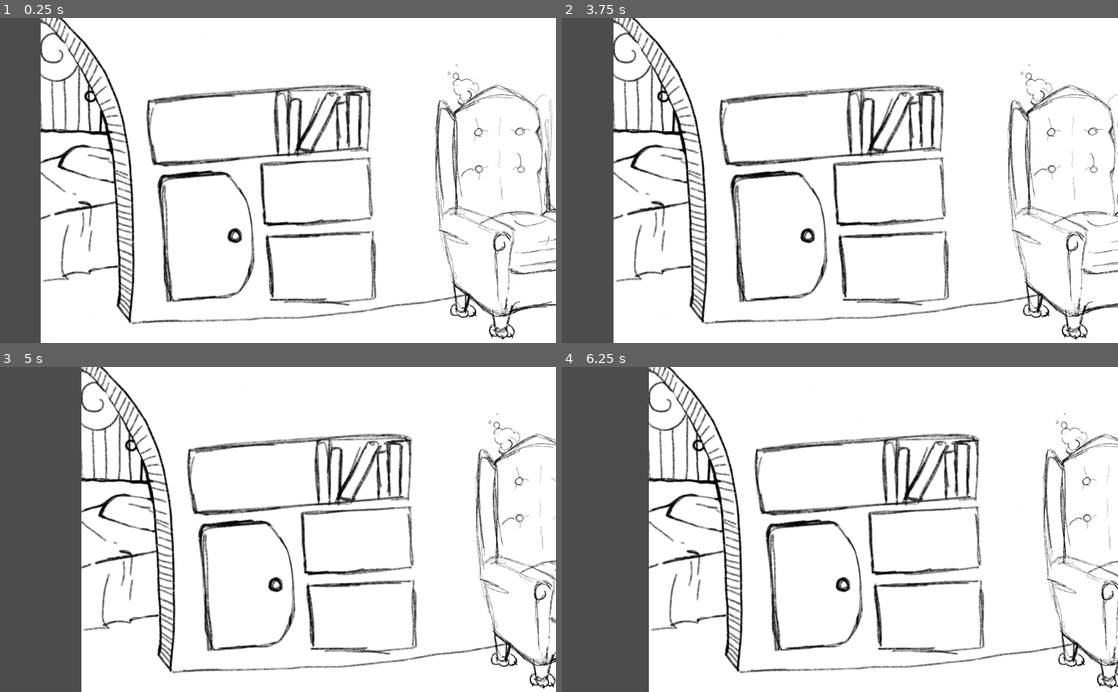
Above: before the commit, frames 1-4 (two rows, left to right).
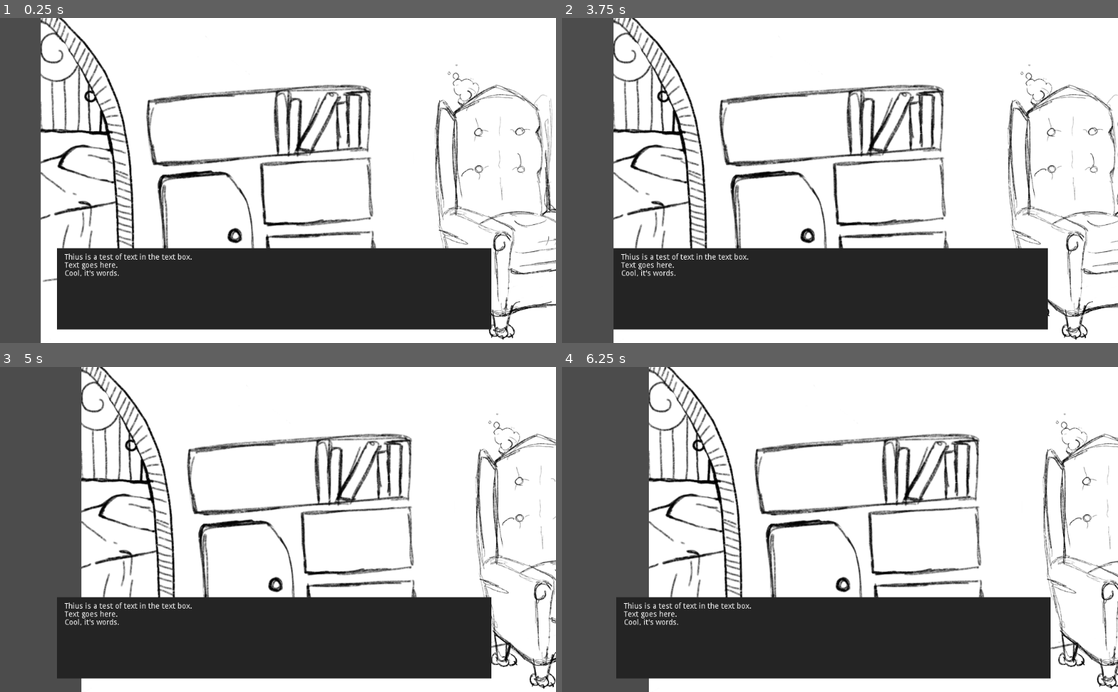
Above: after the commit, the same moments.

Repository: Dorthu/Pluck
Game: Godot game, scene res://main.tscn
The game is run twice, just before and just after one commit, with the same random seed, the same clock (stepped at 60 frames per second) and the same inputs.
Inputs (mouse positions are in pixels of both pictures, inside the frame that each line leads up to):
- Up to frame 1 (0.25 s): no input
- Up to frame 2 (3.75 s): move the mouse to (962, 164) at 0.52 s; tap Enter at 1.25, 2.75 s; move the mouse to (728, 196) at 1.27 s; tap Space at 2, 3.5 s; move the mouse to (895, 109) at 2.02 s; move the mouse to (812, 245) at 2.77 s; move the mouse to (1006, 229) at 3.52 s
- Up to frame 3 (5 s): move the mouse to (111, 480) at 4.27 s
- Up to frame 4 (6.25 s): move the mouse to (867, 529) at 5.02 s; tap Enter at 5.75 s; move the mouse to (756, 448) at 5.77 s

The runs differ from the first frame. In frame 1, 19% of the frame differs, in the area x 10-89%, y 70-96%; in frame 2, 19%, in the area x 9-88%, y 70-96%; in frame 3, 19%; in frame 4, 19%.

Commit message:
+ Stared a Dialog System
Most of the technical elements of this game are relaitvely simple, and
moreover require graphics to work on.  Instead of making test graphics,
I'm focussing for now on one of the more code-heavy pieces; the dialog
box system.  While this can likely be achieved with a simple GoDot text
field, I'd really like to get those cool effects you see in other games,
where letters appear one at a time, and some words appear or animate
differently.  This entire game is going to be light on animation to save
time, so having some in the text might compensate.

So far I've added a DialogController that can create Dialog Boxes, and
can keep them in a static position on the screen regardless of where the
camera is panned to.  That doesn't sound (or look) like a lot, but I'm
also still learning this engine, and it took a decent amount of reading
docs to figure out how to do it right.

Diff:
--- a/main.tscn
+++ b/main.tscn
@@ -1,14 +1,19 @@
-[gd_scene load_steps=3 format=2]
+[gd_scene load_steps=4 format=2]
 
 [ext_resource path="res://src/master_scene.gd" type="Script" id=1]
 [ext_resource path="res://src/camera.gd" type="Script" id=2]
+[ext_resource path="res://src/DialogController.gd" type="Script" id=3]
 
-[node name="Node2D" type="Node2D"]
+[node name="MasterScene" type="Node2D"]
 script = ExtResource( 1 )
 
-[node name="Camera2D" type="Camera2D" parent="."]
+[node name="Camera" type="Camera2D" parent="."]
 position = Vector2( 511.988, 299.946 )
 current = true
 script = ExtResource( 2 )
 
 [node name="ActiveScene" type="Node" parent="."]
+
+[node name="DialogController" type="Node2D" parent="."]
+z_index = 1
+script = ExtResource( 3 )
--- a/project.godot
+++ b/project.godot
@@ -10,6 +10,16 @@
 
 _global_script_classes=[ {
 "base": "Node2D",
+"class": "DialogBox",
+"language": "GDScript",
+"path": "res://src/dialog.gd"
+}, {
+"base": "Node2D",
+"class": "DialogController",
+"language": "GDScript",
+"path": "res://src/DialogController.gd"
+}, {
+"base": "Node2D",
 "class": "MasterController",
 "language": "GDScript",
 "path": "res://src/master_scene.gd"
@@ -20,6 +30,8 @@
 "path": "res://src/camera.gd"
 } ]
 _global_script_class_icons={
+"DialogBox": "",
+"DialogController": "",
 "MasterController": "",
 "MouseFollowCamera": ""
 }
--- /dev/null
+++ b/scenes/ui/DialogBox.tscn
@@ -0,0 +1,19 @@
+[gd_scene load_steps=2 format=2]
+
+[ext_resource path="res://src/dialog.gd" type="Script" id=1]
+
+[node name="DialogBox" type="Node2D"]
+script = ExtResource( 1 )
+
+[node name="Polygon2D" type="Polygon2D" parent="."]
+color = Color( 0.141176, 0.141176, 0.141176, 1 )
+polygon = PoolVector2Array( 0, 0, 0, 150, 800, 150, 800, 0 )
+
+[node name="RichTextLabel" type="RichTextLabel" parent="."]
+margin_left = 14.0
+margin_top = 10.0
+margin_right = 787.0
+margin_bottom = 140.0
+text = "Thius is a test of text in the text box.
+Text goes here.
+Cool, it's words."
--- /dev/null
+++ b/src/DialogController.gd
@@ -0,0 +1,30 @@
+extends Node2D
+
+class_name DialogController
+
+var BOX := ResourceLoader.load('res://scenes/ui/DialogBox.tscn')
+var BOX_POS := Vector2(100, 425)
+var cur_box = null
+
+
+func add_box():
+	cur_box = BOX.instance()
+	self.add_child(cur_box)
+
+
+func remove_box():
+	self.remove_child(cur_box)
+
+
+func _ready():
+	self.add_box()
+
+
+func _process(delta):
+	if cur_box:
+		update()
+
+
+func _draw():
+	if cur_box:
+		cur_box.position = BOX_POS-get_viewport_transform().origin
--- a/src/camera.gd
+++ b/src/camera.gd
@@ -21,7 +21,6 @@
 
 # Called every frame. 'delta' is the elapsed time since the previous frame.
 func _process(delta):
-
 	if mouse_pos.x > get_viewport_rect().size.x - PAN_MARGIN:
 		self.position.x += PAN_SPEED
 	elif mouse_pos.x < PAN_MARGIN:
--- /dev/null
+++ b/src/dialog.gd
@@ -0,0 +1,3 @@
+extends Node2D
+
+class_name DialogBox
--- a/src/master_scene.gd
+++ b/src/master_scene.gd
@@ -8,8 +8,7 @@
 
 # Called when the node enters the scene tree for the first time.
 func _ready():
-	var s = ResourceLoader.load('res://scenes/prototype-living-room.tscn')
-	print(get_node('ActiveScene'))
+	var s = ResourceLoader.load('res://scenes/rooms/prototype-living-room.tscn')
 	get_node('ActiveScene').add_child(s.instance())
 	#get_tree().get_root().get_node('ActiveScene').add_child(s)
 
Renamed: scenes/prototype-living-room.tscn -> scenes/rooms/prototype-living-room.tscn
Renamed: scenes/test.tscn -> scenes/rooms/test.tscn
